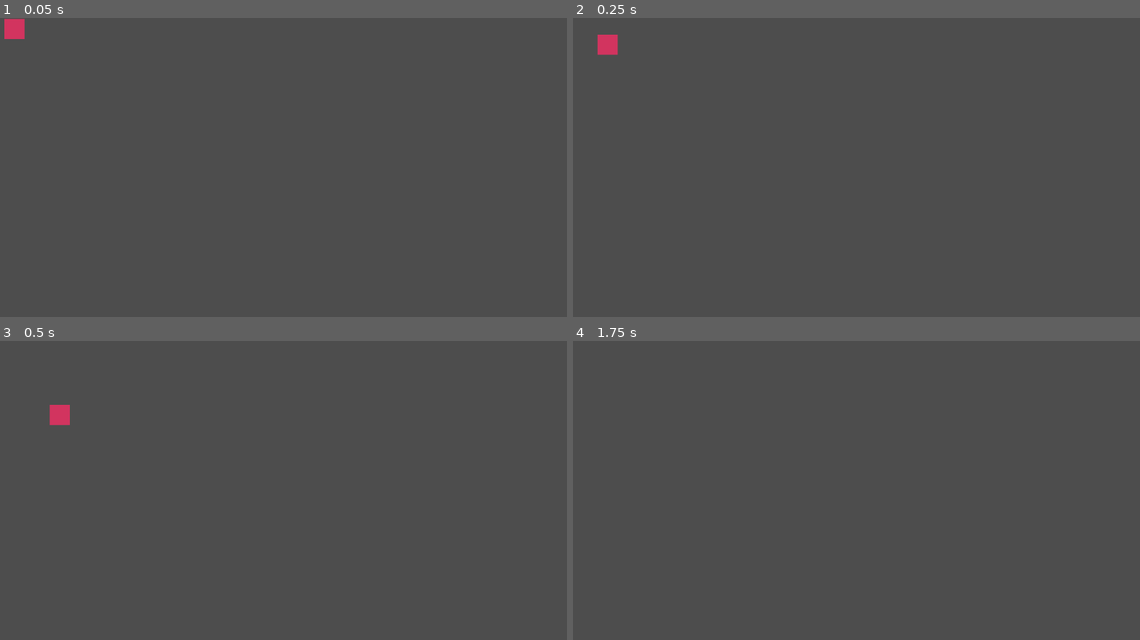
Above: before the commit, frames 1-4 (two rows, left to right).
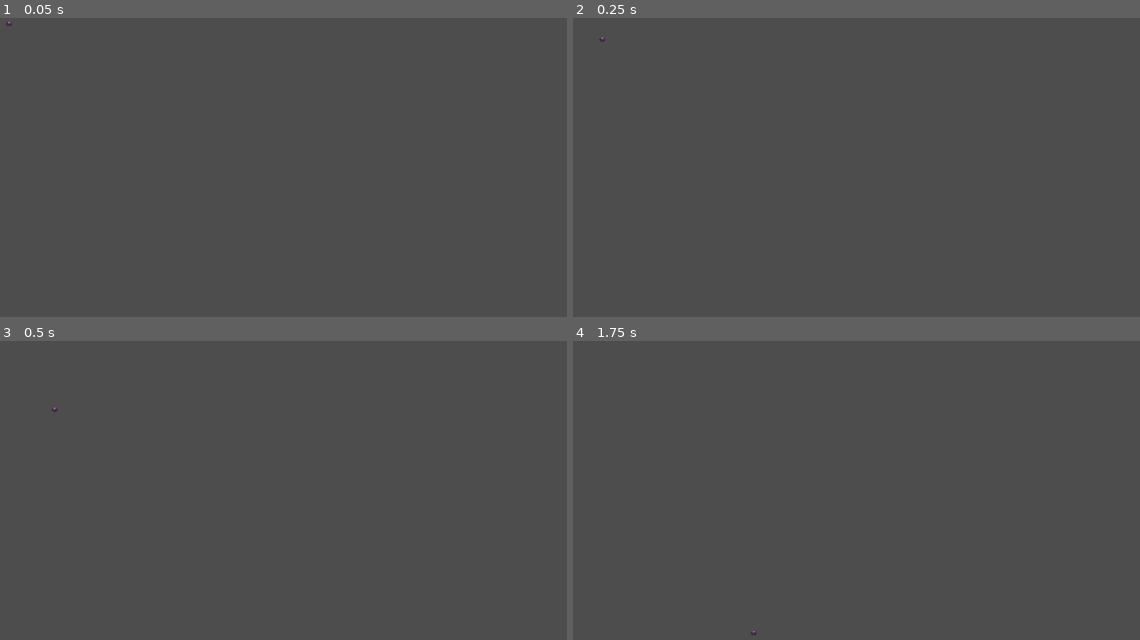
Above: after the commit, the same moments.

Repository: Miray-Black/godot-study
Game: Godot game, scene res://main.tscn
Two runs of this game, one before a commit and one after it. Both use one fixed random seed, a clock stepped at 60 frames per second and the inputs below.
Inputs:
- Up to frame 1 (0.05 s): no input
- Up to frame 2 (0.25 s): no input
- Up to frame 3 (0.5 s): no input
- Up to frame 4 (1.75 s): no input

The runs differ from the first frame. In frame 1, 0.2% of the frame differs, in the area x 0-5%, y 0-8%; in frame 2, 0.3%, in the area x 4-8%, y 5-13%; in frame 3, 0.2%; in frame 4, less than 0.1%.

Commit message:
feat: add first scene with node hierarchy

Diff:
--- a/first-steps/main.tscn
+++ b/first-steps/main.tscn
@@ -1,20 +1,57 @@
-[gd_scene load_steps=2 format=3 uid="uid://m8n687x5mt0b"]
+[gd_scene load_steps=9 format=3 uid="uid://m8n687x5mt0b"]
 
 [ext_resource type="Script" uid="uid://oneneo70dbsa" path="res://sprite_2d.gd" id="1_ig7tw"]
+[ext_resource type="Texture2D" uid="uid://cybpuvg3okvyw" path="res://arts-and-adds/bat.png" id="2_0xm2m"]
+[ext_resource type="PackedScene" uid="uid://bhaeo0bh8lq3n" path="res://wall.tscn" id="3_h2yge"]
+
+[sub_resource type="AtlasTexture" id="AtlasTexture_h2yge"]
+atlas = ExtResource("2_0xm2m")
+region = Rect2(0, 0, 16, 16)
+
+[sub_resource type="AtlasTexture" id="AtlasTexture_1bvp3"]
+atlas = ExtResource("2_0xm2m")
+region = Rect2(16, 0, 16, 16)
+
+[sub_resource type="AtlasTexture" id="AtlasTexture_lquwl"]
+atlas = ExtResource("2_0xm2m")
+region = Rect2(32, 0, 16, 16)
+
+[sub_resource type="SpriteFrames" id="SpriteFrames_7mycd"]
+animations = [{
+"frames": [{
+"duration": 1.0,
+"texture": SubResource("AtlasTexture_h2yge")
+}, {
+"duration": 1.0,
+"texture": SubResource("AtlasTexture_1bvp3")
+}, {
+"duration": 1.0,
+"texture": SubResource("AtlasTexture_lquwl")
+}],
+"loop": true,
+"name": &"idle",
+"speed": 5.0
+}]
+
+[sub_resource type="CircleShape2D" id="CircleShape2D_272bh"]
+radius = 4.12311
 
 [node name="Main" type="Node2D"]
+position = Vector2(10, 10)
 
 [node name="Player" type="CharacterBody2D" parent="."]
 script = ExtResource("1_ig7tw")
 
-[node name="Sprite2D" type="Sprite2D" parent="Player"]
+[node name="AnimatedSprite2D" type="AnimatedSprite2D" parent="Player"]
+sprite_frames = SubResource("SpriteFrames_7mycd")
+animation = &"idle"
+frame = 2
+frame_progress = 0.562004
 
 [node name="CollisionShape2D" type="CollisionShape2D" parent="Player"]
-
-[node name="ColorRect" type="ColorRect" parent="Player"]
-layout_direction = 1
-offset_right = 40.0
-offset_bottom = 40.0
-color = Color(0.822837, 0.205176, 0.371377, 1)
+shape = SubResource("CircleShape2D_272bh")
 
 [node name="WorldEnvironment" type="Node2D" parent="."]
+
+[node name="StaticBody2D" parent="." instance=ExtResource("3_h2yge")]
+position = Vector2(563, 585)
--- /dev/null
+++ b/first-steps/wall.tscn
@@ -0,0 +1,11 @@
+[gd_scene load_steps=2 format=3 uid="uid://bhaeo0bh8lq3n"]
+
+[sub_resource type="RectangleShape2D" id="RectangleShape2D_oh6kn"]
+size = Vector2(1162, 20)
+
+[node name="StaticBody2D" type="StaticBody2D"]
+
+[node name="Sprite2D" type="Sprite2D" parent="."]
+
+[node name="CollisionShape2D" type="CollisionShape2D" parent="."]
+shape = SubResource("RectangleShape2D_oh6kn")
Binary file added: first-steps/arts-and-adds/bat.png
Not shown, added: first-steps/arts-and-adds/bat.png.import
Binary file added: first-steps/arts-and-adds/frog.png
Not shown, added: first-steps/arts-and-adds/frog.png.import
Binary file added: first-steps/arts-and-adds/ghost.png
Not shown, added: first-steps/arts-and-adds/ghost.png.import
Binary file added: first-steps/arts-and-adds/skeleton.png
Not shown, added: first-steps/arts-and-adds/skeleton.png.import
